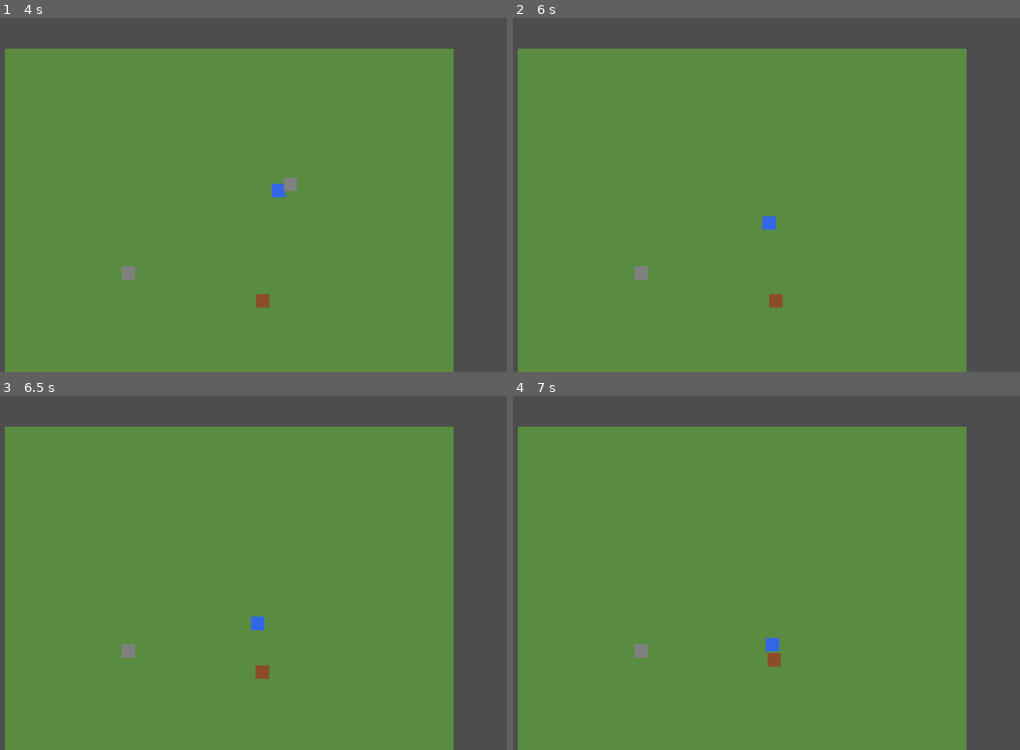
Above: before the commit, frames 1-4 (two rows, left to right).
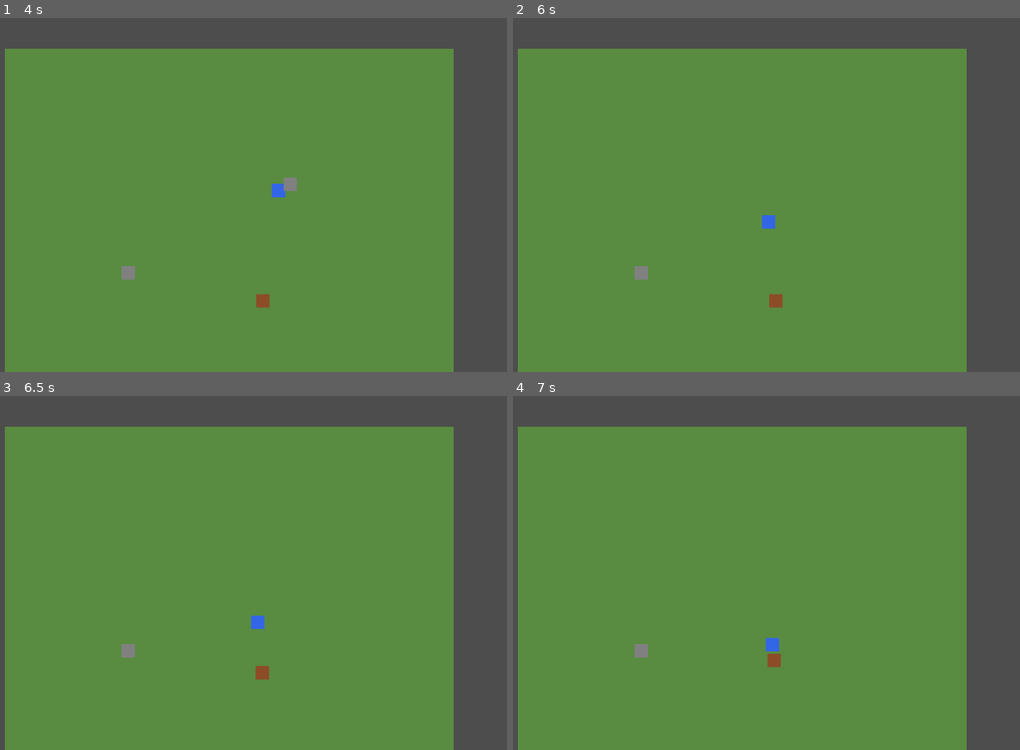
Above: after the commit, the same moments.

Repository: HexaLoid/ai-world-spectator
Game: Godot game, scene res://scenes/Main.tscn
Same seed, same stepped clock (60 frames per second), same inputs: the game is played once before the commit and once after it.
Inputs (mouse positions are in pixels of both pictures, inside the frame that each line leads up to):
- Up to frame 1 (4 s): move the mouse to (420, 173) at 0.52 s; click (420, 173) at 0.67 s; drag from (147, 209) to (248, 262) at 1.27 s; tap Enter at 2, 3.5 s; move the mouse to (344, 110) at 2.02 s; click (344, 110) at 2.17 s; tap Space at 2.75 s; drag from (248, 262) to (86, 134) at 2.77 s; move the mouse to (471, 244) at 3.52 s; click (471, 244) at 3.67 s
- Up to frame 2 (6 s): drag from (599, 134) to (695, 99) at 4.27 s; move the mouse to (822, 191) at 5.02 s; click (822, 191) at 5.17 s; drag from (695, 99) to (660, 209) at 5.77 s
- Up to frame 3 (6.5 s): no input
- Up to frame 4 (7 s): move the mouse to (933, 551) at 6.52 s; click (933, 551) at 6.67 s

Frame 1 is identical in both runs. In frame 2, less than 0.1% of the frame differs, in the area x 48-52%, y 55-60%; in frame 3, less than 0.1%; in frame 4, less than 0.1%.

Commit message:
Make combat cooldowns and HP regen respect Engine.time_scale
Attack cooldowns compared against Time.get_ticks_msec() (real
wall-clock), so Pause/4x speed controls (Task 15) didn't actually
affect combat pacing. Track a per-entity scaled game-time
accumulator instead, driven by _physics_process's delta (which
Engine.time_scale already scales correctly). Also fixes HP regen
in Character's "rest" state, which regenerated at an unintentional
~60hp/sec (tick-rate-dependent) regardless of time_scale; now a
deliberate, delta-scaled 3hp/sec.

Co-Authored-By: Claude Sonnet 5 <noreply@anthropic.com>

Diff:
--- a/scripts/entities/character.gd
+++ b/scripts/entities/character.gd
@@ -7,6 +7,7 @@
 const ATTACK_COOLDOWN_MS := 900
 const RESPAWN_DELAY_S := 2.0
 const RESPAWN_POSITION := Vector2(0, 0)
+const HP_REGEN_PER_SECOND := 3.0
 
 @export var max_hp: int = 60
 @export var hp: int = 60
@@ -22,6 +23,8 @@
 var wander_target: Vector2 = Vector2.ZERO
 var rng := RandomNumberGenerator.new()
 var is_dead: bool = false
+var game_time_ms: float = 0.0
+var hp_regen_accumulator: float = 0.0
 
 func _ready() -> void:
 	rng.randomize()
@@ -29,6 +32,7 @@
 	GameState.character = self
 
 func _physics_process(delta: float) -> void:
+	game_time_ms += delta * 1000.0
 	if hp <= 0:
 		return
 	var context := _build_context()
@@ -82,7 +86,10 @@
 				move_and_slide()
 		"rest":
 			velocity = Vector2.ZERO
-			hp = min(max_hp, hp + 1)
+			hp_regen_accumulator += HP_REGEN_PER_SECOND * delta
+			while hp_regen_accumulator >= 1.0 and hp < max_hp:
+				hp += 1
+				hp_regen_accumulator -= 1.0
 		"combat":
 			velocity = Vector2.ZERO
 			_attack_nearest_hostile()
@@ -107,7 +114,7 @@
 			move_and_slide()
 
 func _attack_nearest_hostile() -> void:
-	var now := Time.get_ticks_msec()
+	var now := int(game_time_ms)
 	if not CombatSystem.is_off_cooldown(last_attack_time_ms, ATTACK_COOLDOWN_MS, now):
 		return
 	var hostile := _find_nearest_in_group("enemies")
--- a/scripts/entities/enemy.gd
+++ b/scripts/entities/enemy.gd
@@ -15,6 +15,7 @@
 var rng := RandomNumberGenerator.new()
 var spawn_point: Node2D = null
 var is_dead: bool = false
+var game_time_ms: float = 0.0
 
 func _ready() -> void:
 	hp = max_hp
@@ -22,6 +23,7 @@
 	add_to_group("enemies")
 
 func _physics_process(delta: float) -> void:
+	game_time_ms += delta * 1000.0
 	if hp <= 0:
 		return
 	var character := GameState.character
@@ -39,7 +41,7 @@
 		velocity = Vector2.ZERO
 
 func _attack(character: Node2D) -> void:
-	var now := Time.get_ticks_msec()
+	var now := int(game_time_ms)
 	if not CombatSystem.is_off_cooldown(last_attack_time_ms, attack_cooldown_ms, now):
 		return
 	last_attack_time_ms = now
